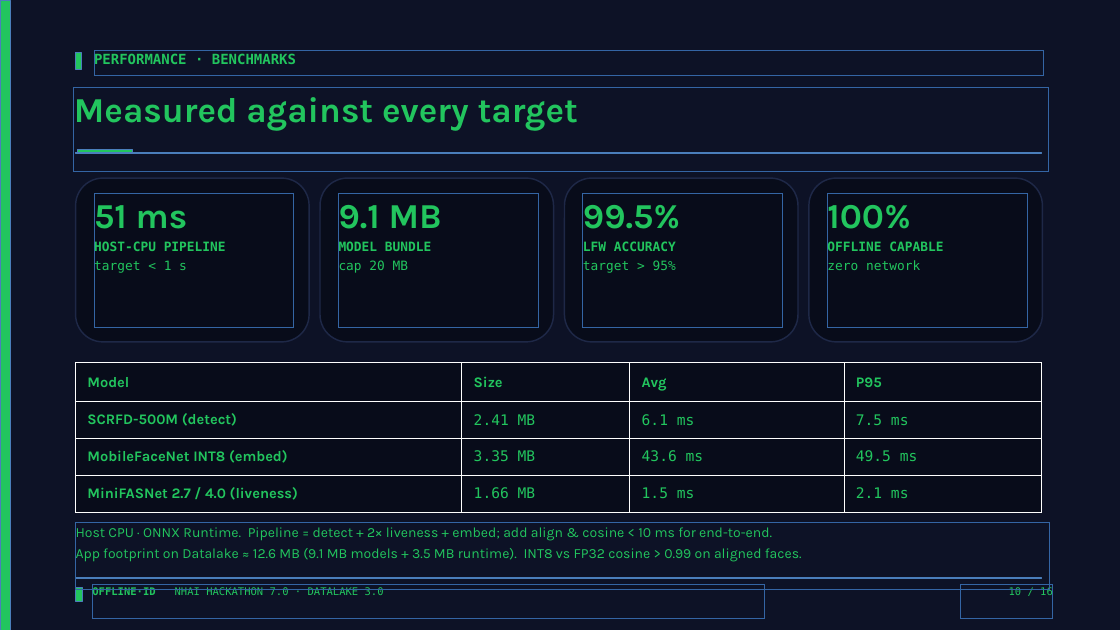
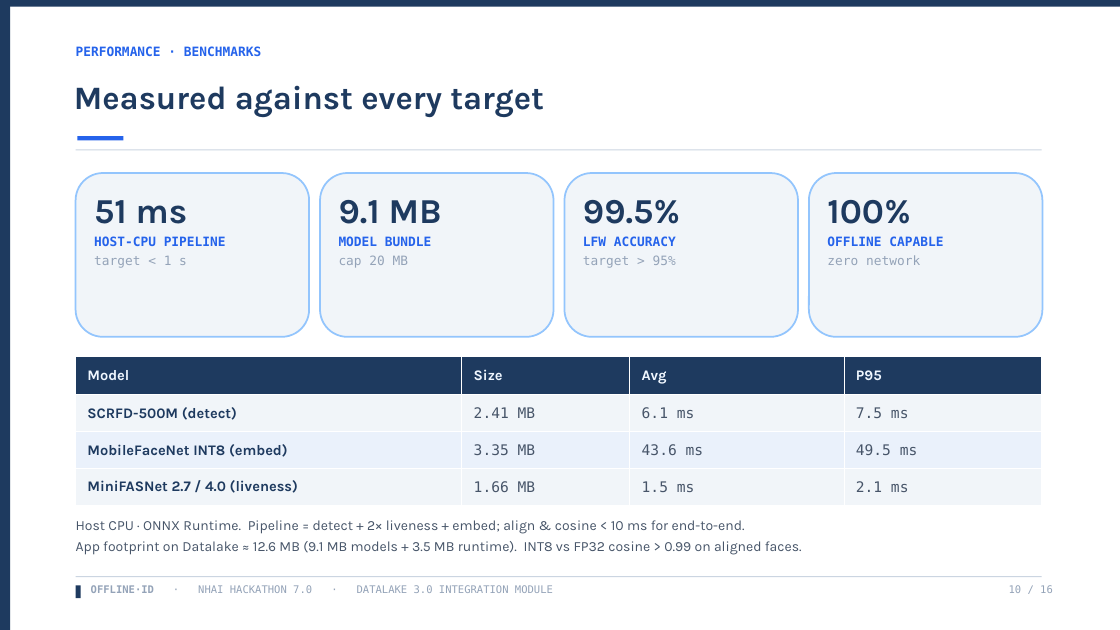
Before and after one commit to moneytosms/offlineid, a slide deck: slide 10 of submission/OfflineID_Hackathon7.pptx. Drawn at 1120x630 pixels with LibreOffice and Linux fonts; fonts in the diff are those of the drawing. Boxes give left, top, right and bottom in pixels: in the first picture for what was removed or moved away, otherwise in the second. Text is boxed around its words. In the diff, an @@ line names an element or a change of style, - is before the commit and + after.

```diff
--- a/submission/OfflineID_Hackathon7.pptx
+++ b/submission/OfflineID_Hackathon7.pptx
@@ background #0D1226 to #FFFFFF @@
@@ rectangle at <box>0,0,10,630</box>: fill #22C55E to #1E3A5F @@
@@ rectangle added at <box>10,0,1120,7</box>, fill #1E3A5F @@
@@ text "PERFORMANCE · BENCHMARKS": place and size @@
-text "PERFORMANCE · BENCHMARKS" at <box>94,52,296,67</box>
+text "PERFORMANCE · BENCHMARKS" at <box>76,46,261,56</box>
@@ text "PERFORMANCE · BENCHMARKS" at <box>76,46,261,56</box>: size 12 to 11 pt, text colour #22C55E to #2563EB @@
@@ rectangle removed at <box>76,53,82,70</box> @@
@@ text "Measured against every target": place and size @@
-text "Measured against every target" at <box>74,97,578,131</box>
+text "Measured against every target" at <box>74,85,544,117</box>
@@ text "Measured against every target" at <box>74,85,544,117</box>: size 30 to 28 pt, text colour #22C55E to #1E3A5F @@
@@ rectangle: place and size @@
-rectangle at <box>77,150,133,154</box>
+rectangle at <box>77,136,124,140</box>
@@ rectangle at <box>77,136,124,140</box>: fill #22C55E to #2563EB @@
@@ rectangle at <box>76,150,1042,150</box>: fill #080C1A to #CBD5E1 @@
@@ 4 rounded rectangles, 1 table, 1 text, 1 rectangle: place and size @@
-4 rounded rectangles, 1 table, 1 text, 1 rectangle at <box>76,153,1043,562</box>
+4 rounded rectangles, 1 table, 1 text, 1 rectangle at <box>76,150,1043,555</box>
@@ fill #080C1A to #F1F5F9; outline #1E2847 1.25 pt to #93C5FD 1.5 pt in 4 elements at <box>76,173,309,337</box>, <box>320,173,554,337</box>, <box>565,173,798,337</box>, <box>809,173,1043,337</box> @@
@@ text "51 ms" at <box>94,200,226,268</box>: text colour #22C55E to #1E3A5F in "51 ms"; text colour #22C55E to #2563EB in "HOST-CPU PIPELINE"; text colour #22C55E to #94A3B8 in "target < 1 s" @@
@@ text "9.1 MB" at <box>339,200,442,268</box>: text colour #22C55E to #1E3A5F in "9.1 MB"; text colour #22C55E to #2563EB in "MODEL BUNDLE"; text colour #22C55E to #94A3B8 in "cap 20 MB" @@
@@ text "99.5%" at <box>583,200,680,268</box>: text colour #22C55E to #1E3A5F in "99.5%"; text colour #22C55E to #2563EB in "LFW ACCURACY"; text colour #22C55E to #94A3B8 in "target > 95%" @@
@@ text "100%" at <box>827,200,943,265</box>: text colour #22C55E to #1E3A5F in "100%"; text colour #22C55E to #2563EB in "OFFLINE CAPABLE"; text colour #22C55E to #94A3B8 in "zero network" @@
@@ table at <box>76,356,1042,506</box> @@
@@ fill #080C1A to #1E3A5F in row 1 @@
@@ fill #080C1A to #F1F5F9 in 8 cells @@
@@ fill #080C1A to #EAF1FB in row 3 @@
@@ text colour #22C55E to #F0F7FF in "Model", "Size", "Avg", "P95" @@
@@ text colour #22C55E to #1E3A5F in "SCRFD-500M (detect)", "MobileFaceNet INT8 (embed)", "MiniFASNet 2.7 / 4.0 (liveness)" @@
@@ text colour #22C55E to #475569 in "2.41 MB", "6.1 ms", "7.5 ms", "3.35 MB" and 5 more places @@
@@ text at <box>76,520,745,534</box>: text changed; text colour #22C55E to #475569 @@
-Host CPU · ONNX Runtime. Pipeline = detect + 2× liveness + embed; add align & cosine < 10 ms for end-to-end.
+Host CPU · ONNX Runtime. Pipeline = detect + 2× liveness + embed; align & cosine < 10 ms for end-to-end.
@@ text at <box>76,541,802,555</box>: text colour #22C55E to #475569 in "App footprint on Datalake ≈ 12.6 MB ..." @@
@@ rectangle at <box>76,586,81,598</box>: fill #22C55E to #1E3A5F @@
@@ rectangle at <box>76,576,1042,577</box>: fill #080C1A to #CBD5E1 @@
@@ rectangle: place and size @@
-rectangle at <box>76,587,82,602</box>
+rectangle at <box>76,586,81,598</box>
@@ text at <box>91,585,553,593</box>: text changed; text colour #22C55E to #94A3B8 @@
-OFFLINE·ID NHAI HACKATHON 7.0 · DATALAKE 3.0
+OFFLINE·ID · NHAI HACKATHON 7.0 · DATALAKE 3.0 INTEGRATION MODULE
@@ text "10 / 16" at <box>1009,585,1053,593</box>: text colour #22C55E to #94A3B8 @@
```
Also in this commit, not shown: 15 other slides changed, 1 slide removed, 13 other files.
